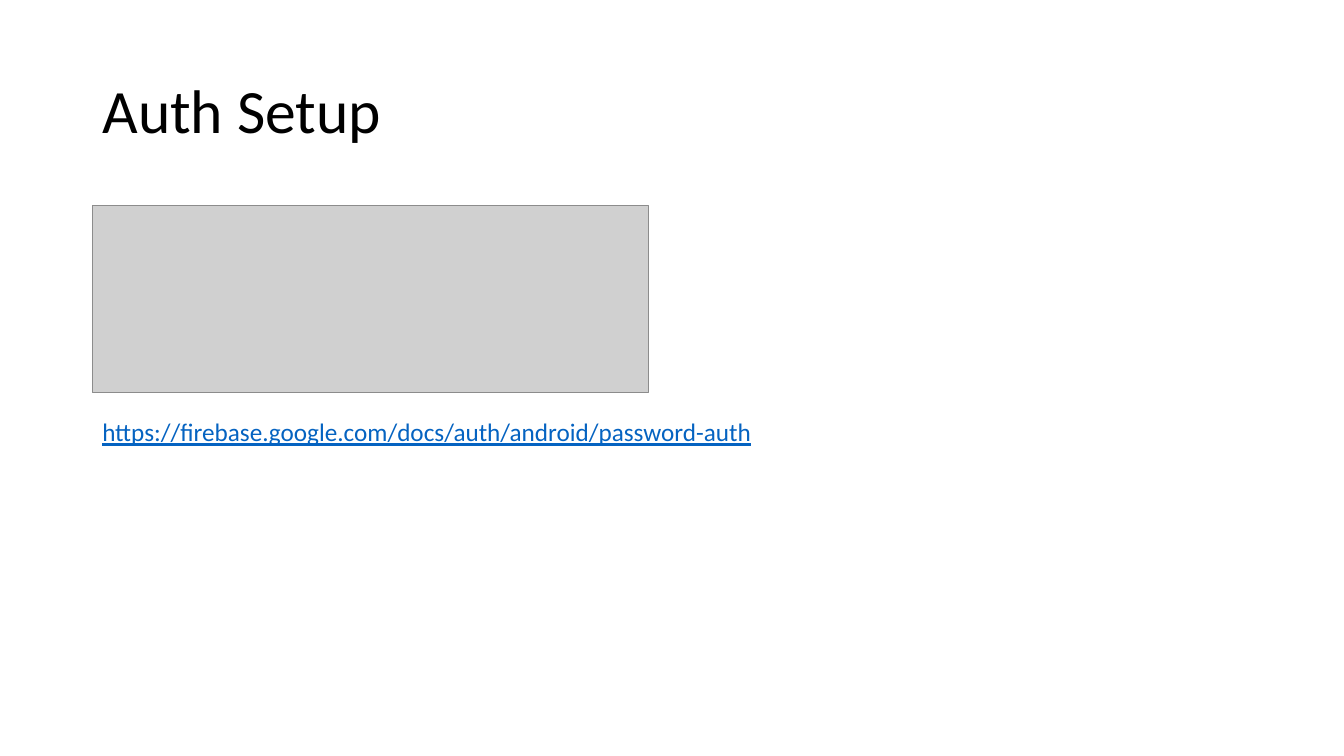
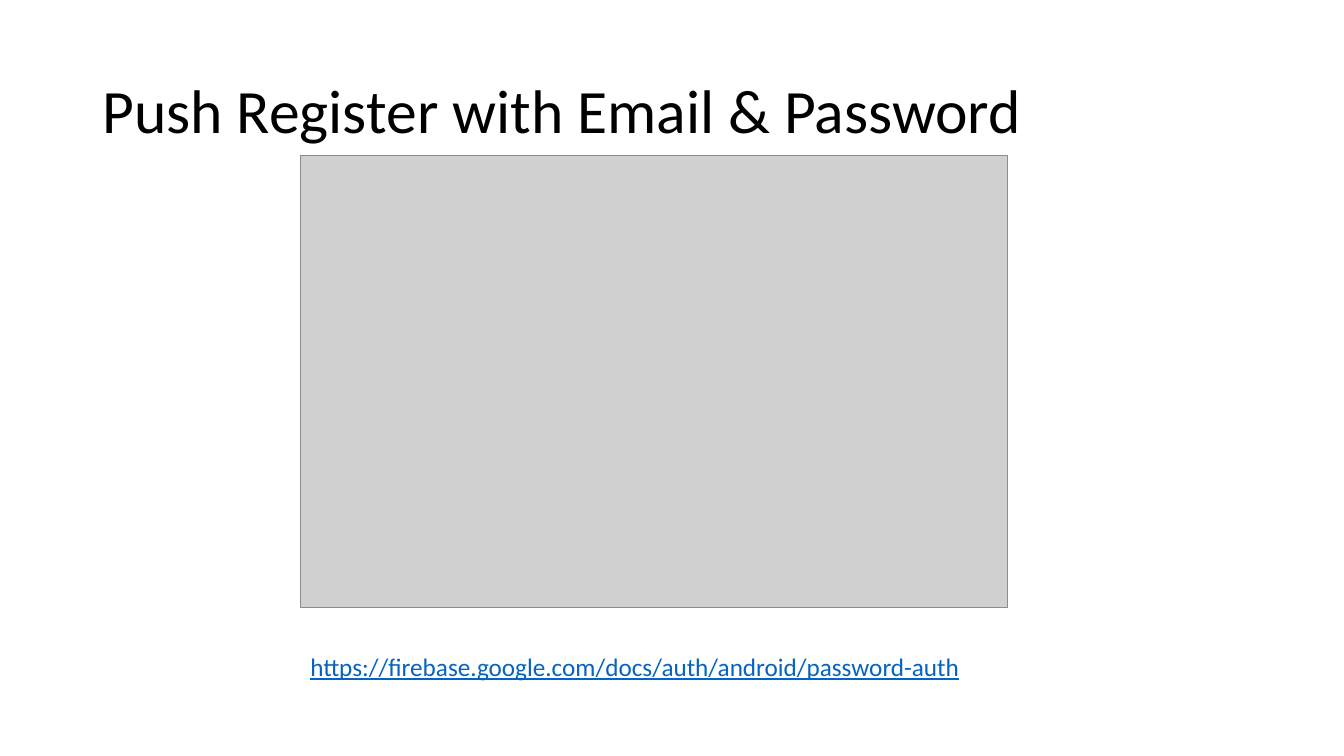
Before and after one commit to fauzisho/Android-Firebase-Module, a slide deck: slide 10 of One day Android Master.pptx (slide 7 before the commit). Drawn at 1344x756 pixels with LibreOffice and Linux fonts; fonts in the diff are those of the drawing; grey boxes stand for pictures. Boxes give left, top, right and bottom in pixels: in the first picture for what was removed or moved away, otherwise in the second. Text is boxed around its words. In the diff, an @@ line names an element or a change of style, - is before the commit and + after.

Commit message:
update ppt

```diff
--- a/One day Android Master.pptx
+++ b/One day Android Master.pptx
@@ title at [102,90,1021,144]: text changed @@
-Auth Setup
+Push Register with Email & Password
@@ picture added at [300,156,1008,608] @@
@@ picture removed at [93,206,648,393] @@
@@ text "https://firebase.google.com/docs/auth/android/password-auth": place and size @@
-text "https://firebase.google.com/docs/auth/android/password-auth" at [102,423,750,446]
+text "https://firebase.google.com/docs/auth/android/password-auth" at [310,658,958,681]
```
Also in this commit, not shown: 1 other slide changed, 3 slides added.
